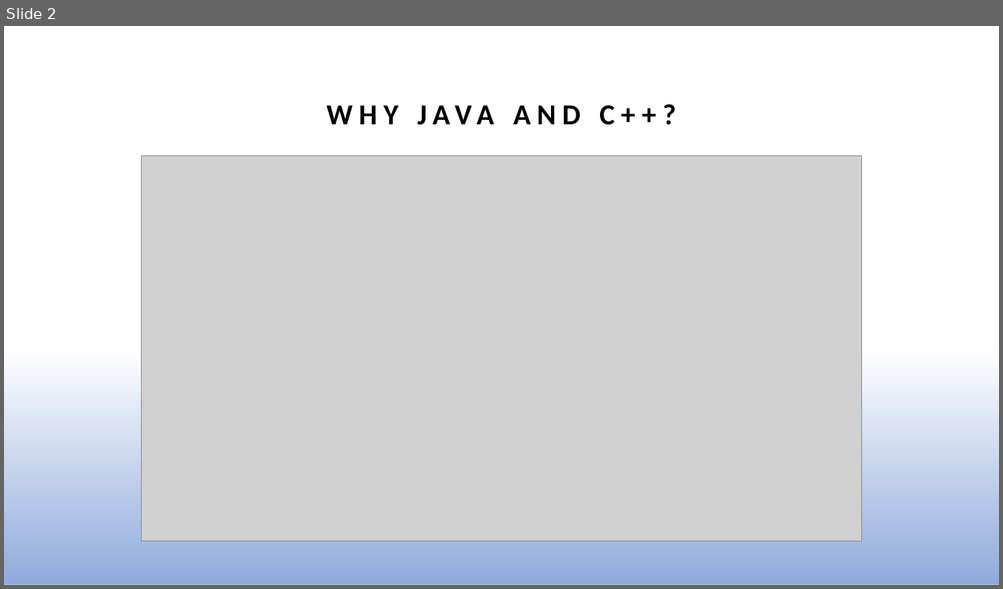
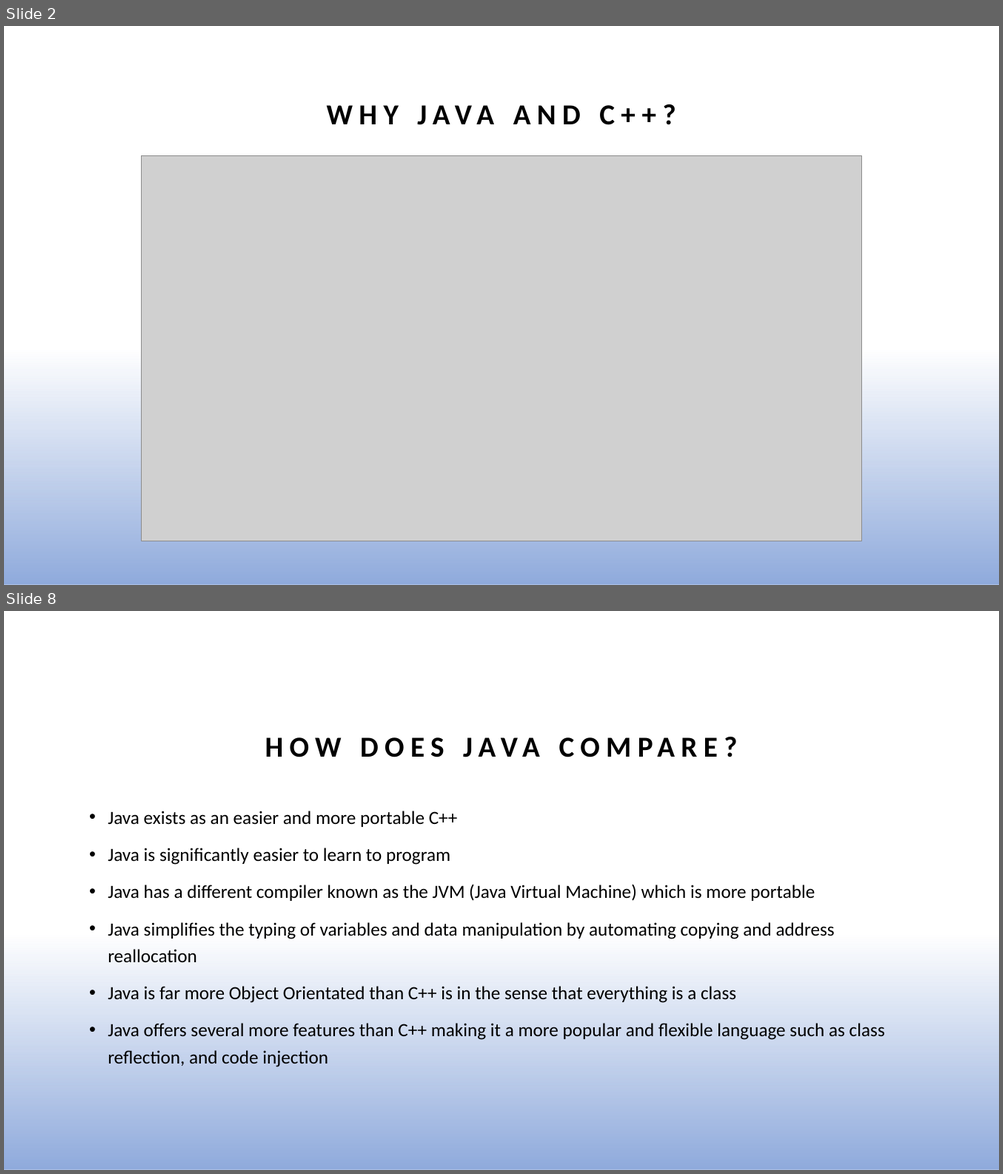
Before and after one commit to tzenisekj/Spring2024-ProgrammingLanguages, a slide deck: Term Paper/FInal.pptx. Shown one above the other, each under a label of ours: slide 2 before the commit, slides 2 and 8 after it; the slides between them are not shown. The pictures are 1003x589 and 1003x1174 pixels, drawn with LibreOffice and Linux fonts; fonts in the diff are those of the drawing; grey boxes stand for pictures. Boxes give left, top, right and bottom in pixels: in the first picture for what was removed or moved away, otherwise in the second. Text is boxed around its words. In the diff, an @@ line names an element or a change of style, - is before the commit and + after.

```diff
--- a/Term Paper/FInal.pptx
+++ b/Term Paper/FInal.pptx
@@ slide 8 added at [4, 611, 999, 1170], background #FFFFFF; not listed: 1 template element that a slide beside it also shows @@
@@ title added at [108, 812, 139, 824], 28 pt, text #000000, bold @@
+HOW DOES JAVA COMPARE?
@@ text added at [108, 811, 885, 1068], 18 pt, text #000000 @@
+• Java exists as an easier and more portable C++
+• Java is significantly easier to learn to program
+• Java has a different compiler known as the JVM (Java Virtual Machine) which is more portable
+• Java simplifies the typing of variables and data manipulation by automating copying and address reallocation
+• Java is far more Object Orientated than C++ is in the sense that everything is a class
+• Java offers several more features than C++ making it a more popular and flexible language such as class reflection, and code injection
```
Also in this commit, not shown: 1 slide changed, 8 other slides added.
